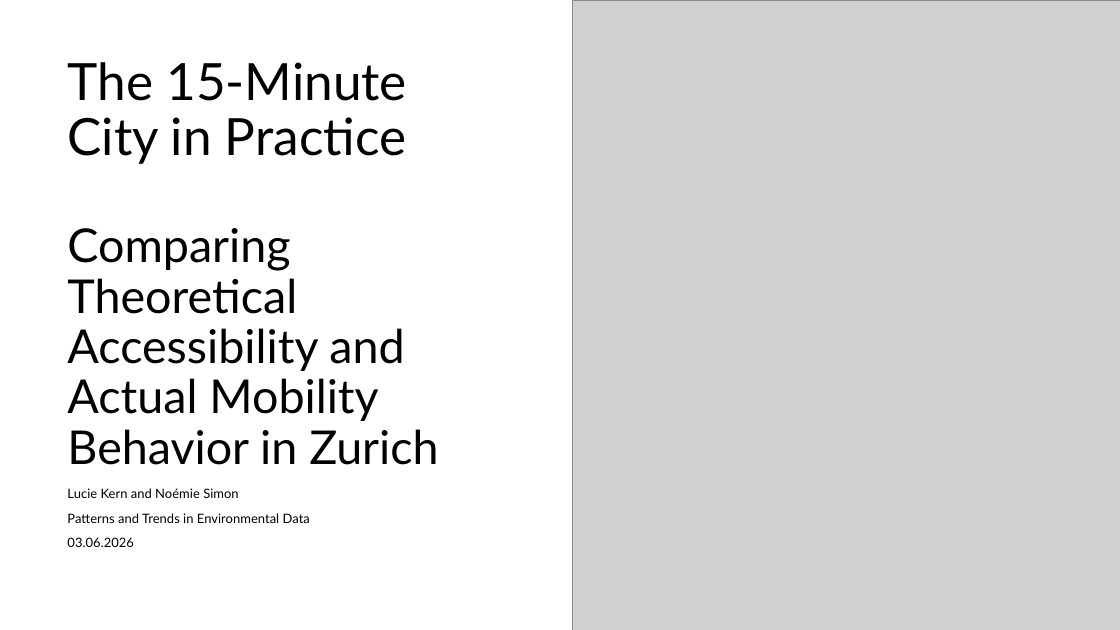
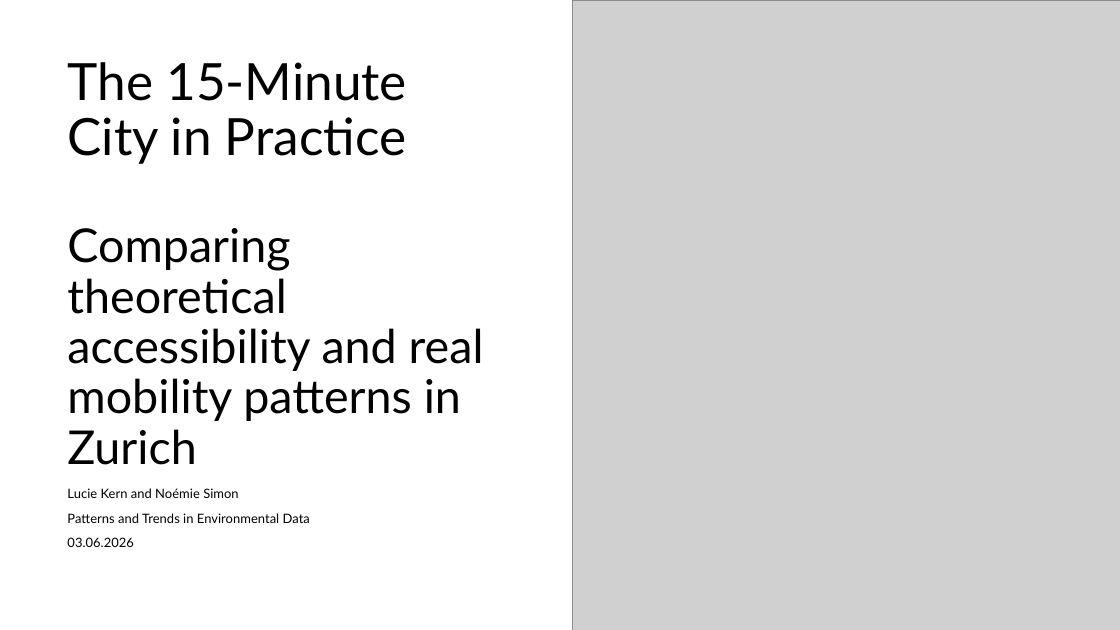
Before and after one commit to nono2001geek/Semester_Project_Lucie_No-mie, a slide deck: slide 1 of The 15-Minute City in Practice.pptx. Drawn at 1120x630 pixels with LibreOffice and Linux fonts; fonts in the diff are those of the drawing; grey boxes stand for pictures. Boxes give left, top, right and bottom in pixels: in the first picture for what was removed or moved away, otherwise in the second. Text is boxed around its words. In the diff, an @@ line names an element or a change of style, - is before the commit and + after.

```diff
--- a/The 15-Minute City in Practice.pptx
+++ b/The 15-Minute City in Practice.pptx
@@ title at box(67, 62, 484, 465): text changed @@
-The 15-Minute City in Practice
-Comparing Theoretical Accessibility and Actual Mobility Behavior in Zurich
+The 15-Minute City in Practice
+Comparing theoretical accessibility and real mobility patterns in Zurich
```
Also in this commit, not shown: 3 other slides changed.
